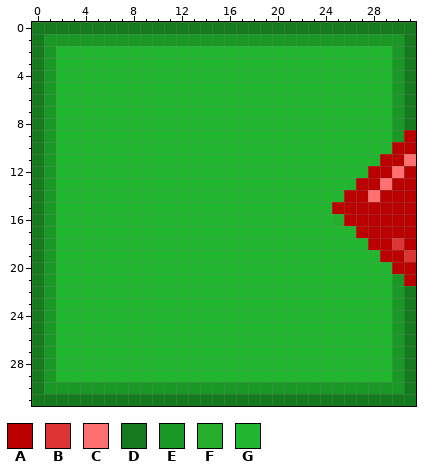
Two versions of one pixel-art sprite, assets/png/dblock-l.png. That is the earlier state.
The file is 32x32 pixels. Colours within 5 levels of each other are drawn and written as one.
Palette (. is transparent): A #ba0000  B #dd3434  C #ff7070  D #157a1e  E #1a9826  F #26af2c  G #20b72e
And afterwards:
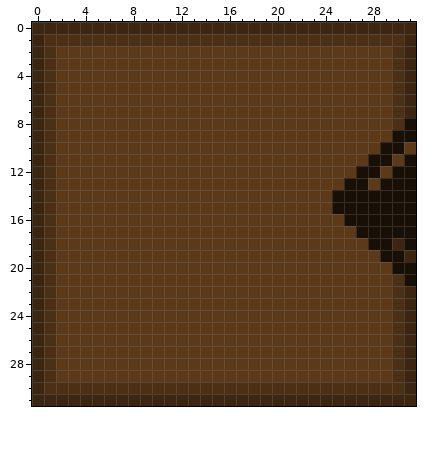
The edit:
colour A: #ba0000 -> #180f07
colour D: #157a1e -> #3c2611
colour E: #1a9826 -> #4c3015
colour G: #20b72e -> #5c3a19
Changed rows in their new state; - is a pixel that keeps its letter.
first column x 25:
 8 ------A
 9 -----A-
10 ----A-G
11 ---A-GA
12 --A-GA-
13 -A-GA--
14 A--A---
16 G------
18 -----D-
19 ------D
Boxes around the changes in both pictures, in picture pixels (x1, y1, x2, y2):
changed: (32, 22, 416, 406)
